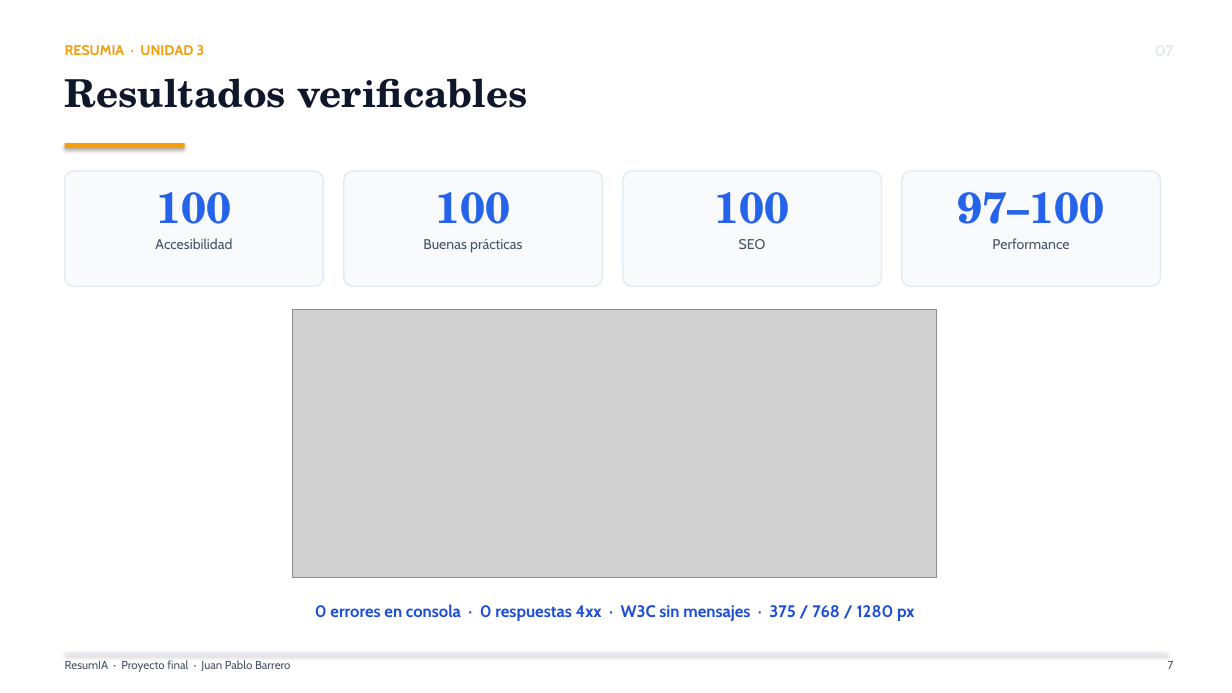
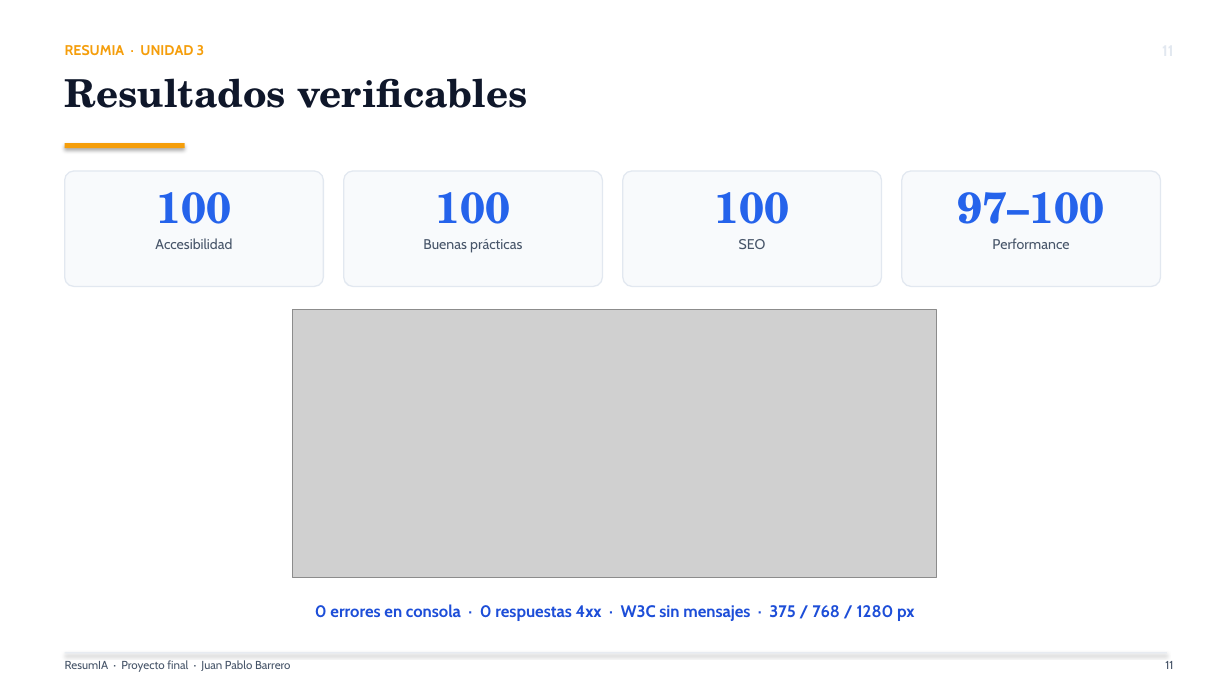
Before and after one commit to kanonufo/landing-page-ia, a slide deck: slide 11 of docs/unidad3/E34_memoria/presentacion_resumia.pptx (slide 7 before the commit). Drawn at 1232x693 pixels with LibreOffice and Linux fonts; fonts in the diff are those of the drawing; grey boxes stand for pictures. Boxes give left, top, right and bottom in pixels: in the first picture for what was removed or moved away, otherwise in the second. Text is boxed around its words. In the diff, an @@ line names an element or a change of style, - is before the commit and + after.

```diff
--- a/docs/unidad3/E34_memoria/presentacion_resumia.pptx
+++ b/docs/unidad3/E34_memoria/presentacion_resumia.pptx
@@ text at [1165,661,1173,669]: text changed @@
-7
+11
```
Also in this commit, not shown: 6 other slides changed, 5 slides added, 17 other files.
